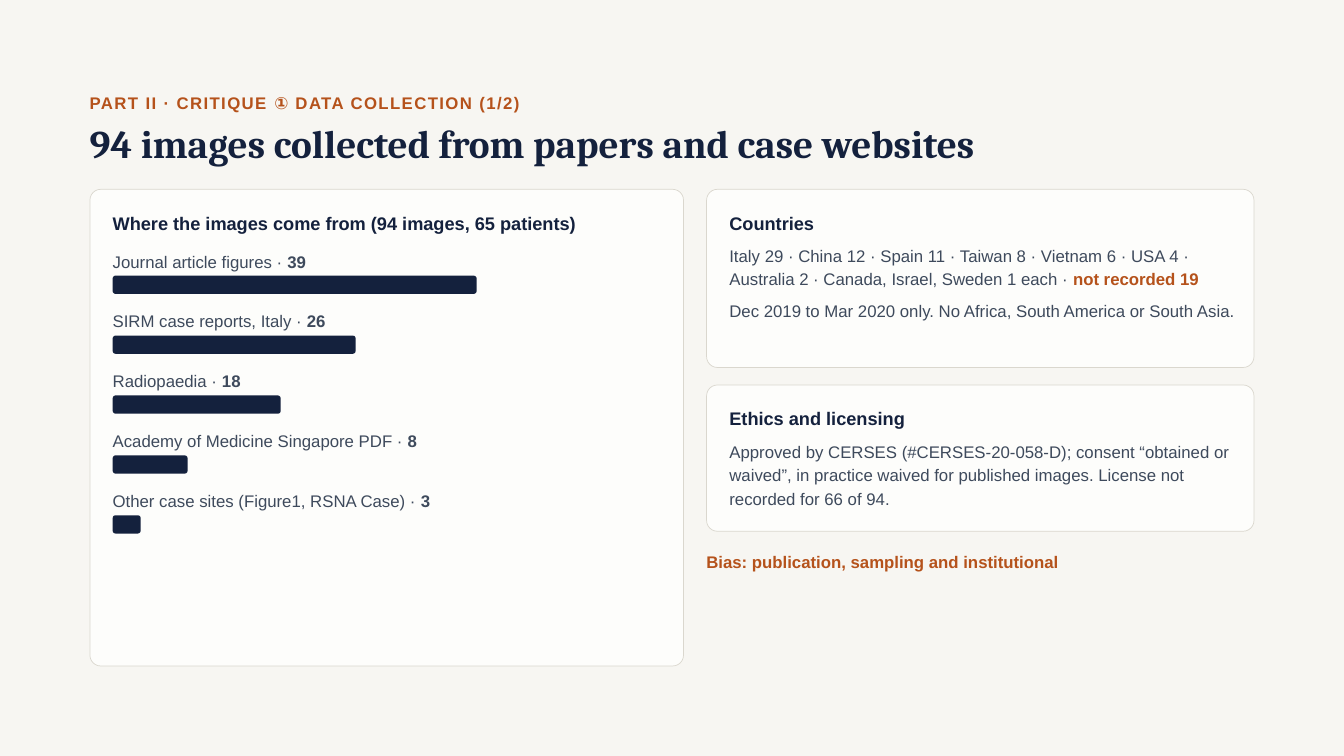
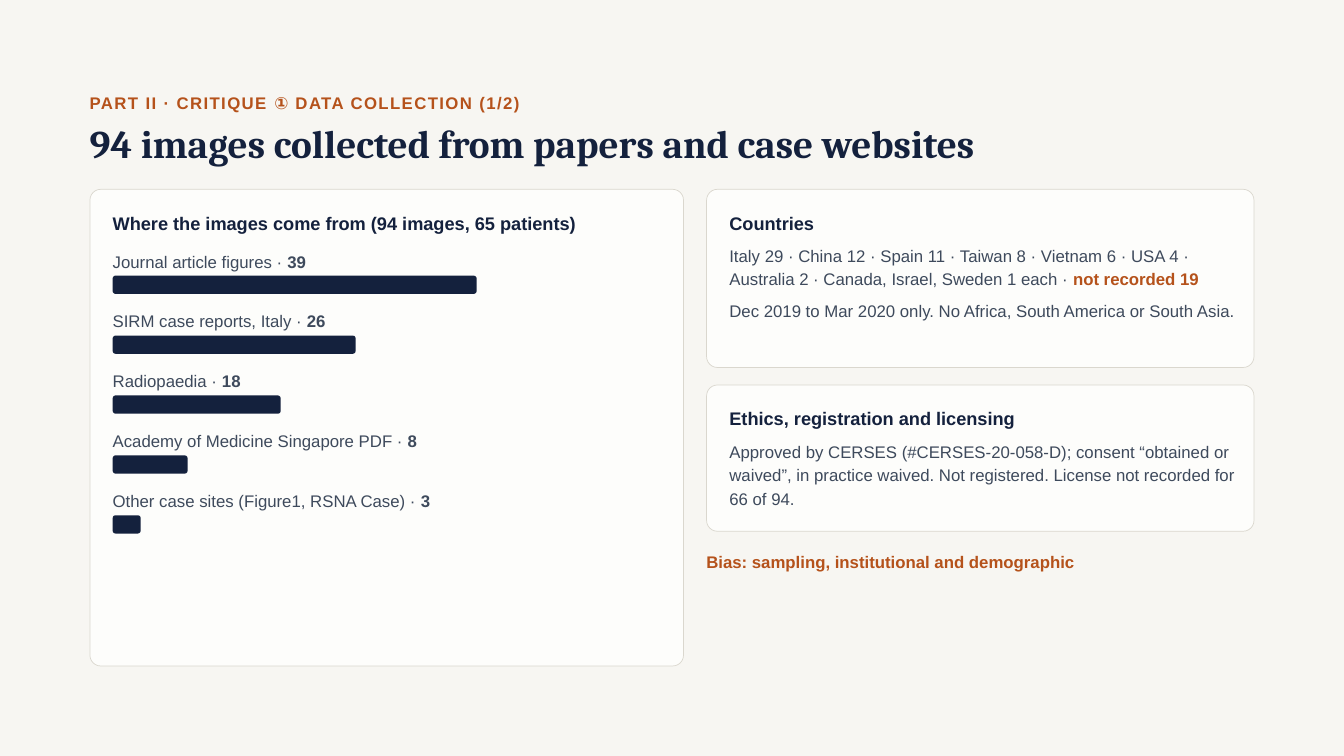
Before and after one commit to Caijiahui0715/DSA5206, a slide deck: slide 1 of critique_C/DSA5206_Critique_C.pptx. Drawn at 1344x756 pixels with LibreOffice and Linux fonts; fonts in the diff are those of the drawing. Boxes give left, top, right and bottom in pixels: in the first picture for what was removed or moved away, otherwise in the second. Text is boxed around its words. In the diff, an @@ line names an element or a change of style, - is before the commit and + after.

```diff
--- a/critique_C/DSA5206_Critique_C.pptx
+++ b/critique_C/DSA5206_Critique_C.pptx
@@ text at [729, 411, 1015, 429]: text changed @@
-Ethics and licensing
+Ethics, registration and licensing
@@ text at [729, 446, 1235, 505]: text changed @@
-Approved by CERSES (#CERSES-20-058-D); consent “obtained or waived”, in practice waived for published images. License not recorded for 66 of 94.
+Approved by CERSES (#CERSES-20-058-D); consent “obtained or waived”, in practice waived. Not registered. License not recorded for 66 of 94.
@@ text at [706, 556, 1074, 572]: text changed @@
-Bias: publication, sampling and institutional
+Bias: sampling, institutional and demographic
```
Also in this commit, not shown: 2 other slides changed, 2 other files.
